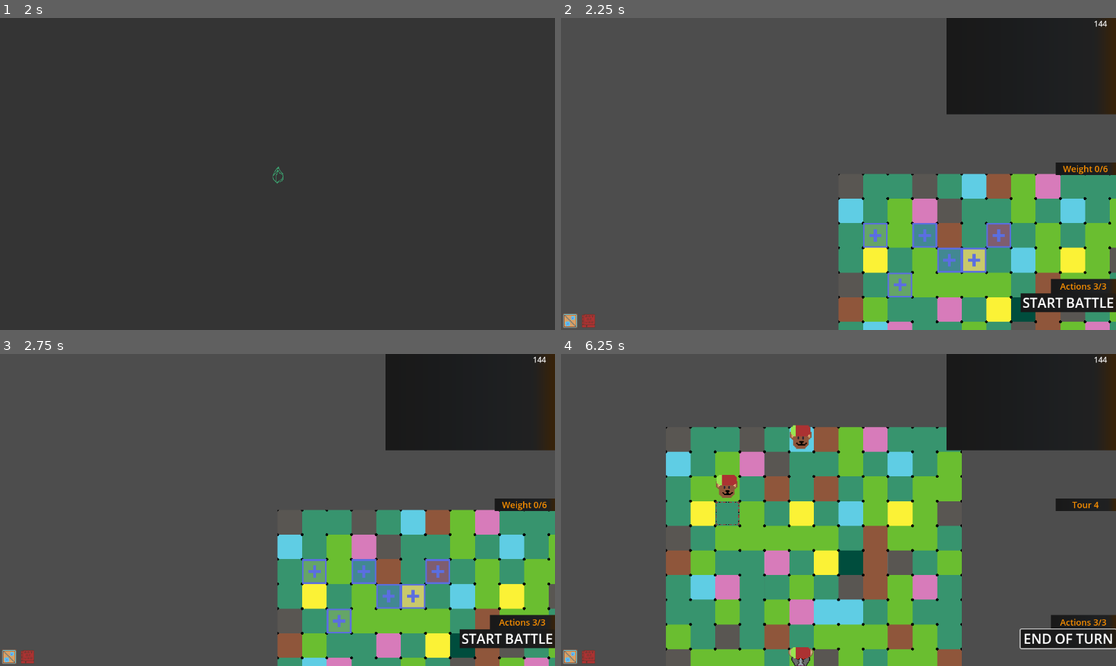
Above: before the commit, frames 1-4 (two rows, left to right).
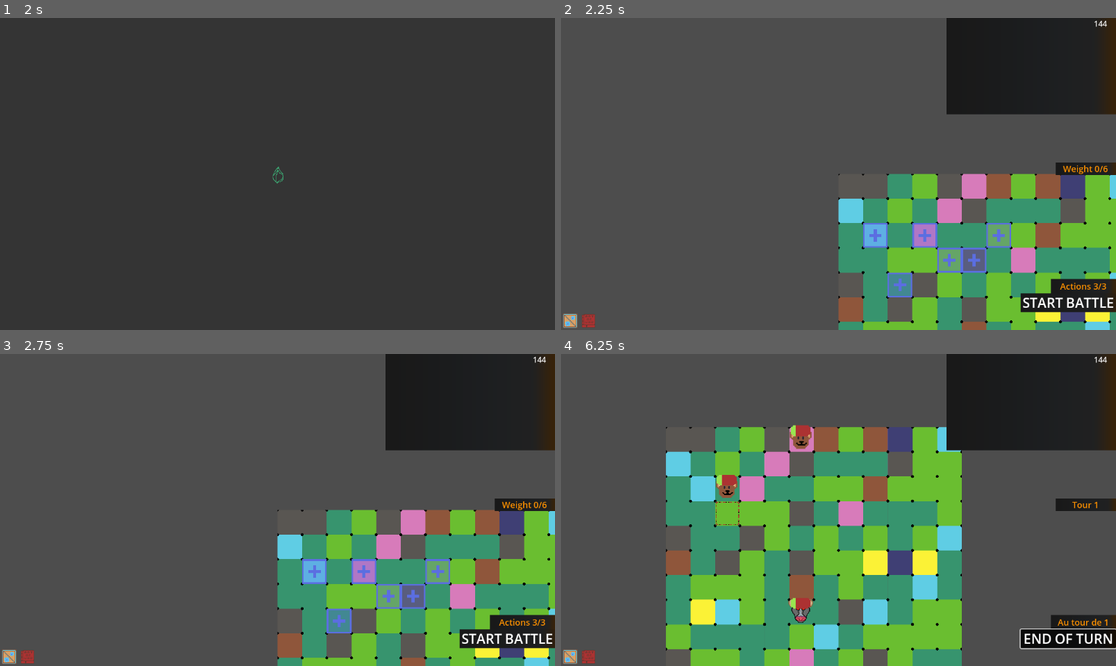
Above: after the commit, the same moments.

Repository: Atio3f/FightOfCities2D
Game: Godot game, scene res://scenes/main_menu.tscn
The game is run twice, just before and just after one commit, with the same random seed, the same clock (stepped at 60 frames per second) and the same inputs.
Inputs (mouse positions are in pixels of both pictures, inside the frame that each line leads up to):
- Up to frame 1 (2 s): click (277, 161) at 0.5 s; click (277, 174) at 1.25 s
- Up to frame 2 (2.25 s): click (838, 174) at 2 s
- Up to frame 3 (2.75 s): no input
- Up to frame 4 (6.25 s): click (1066, 637) at 2.75 s, where only the run before the commit has a clickable "START BATTLE"; click (1066, 637) at 3.5 s, where only the run before the commit has a clickable "END OF TURN"; tap Enter at 4.25 s; move the mouse to (960, 494) at 4.27 s; hold C (right) 4.28-5 s; tap Q (action) at 4.35, 6.05 s; tap B (action2) at 4.55, 5.85 s; click "END OF TURN" (after the commit: "START BATTLE") at 5 s; move the mouse to (727, 525) at 5.77 s; hold X (down) from 5.78 s (still down)

Frame 1 is identical in both runs. In frame 2, 15% of the frame differs, in the area x 54-100%, y 49-100%; in frame 3, 15%; in frame 4, 27%, in the area x 23-99%, y 23-100%.

Commit message:
Fix some MonkeysEffects, add Reward System, MainCharacters & WinCheck
Ajout d'un système de récompense à la fin de chaque map, choisit pour le moment à la place du joueur
+ Ajout des MainCharacters qui seront les personnages principaux à chaque campagne avec MonkeyMC pour la 1ère campagne, il manque à check quand une unité meurt!
+ Ajout d'un check de la victoire/défaite à la fin de chaque tour
+ fix d'un problème sur les effets des Monkey qui les faisaient déclencher 2 fois à cause d'une duplication de liste des joueurs
+ fix prob sur le nombre d'unités max pour le joueur principal
+ Ajout possibilité de reset les tours, pas de lien avec l'interface encore
+ restructuration brève du json de la campagne MonkeysCampaign

Diff:
--- a/Ressources/campaigns/MonkeysCampaign.json
+++ b/Ressources/campaigns/MonkeysCampaign.json
@@ -2,7 +2,8 @@
 	"mainCharacter": "set1:MonkeyMC",
 	"startingAllies": [
 		"set1:Monkey",
-		"set1:Monkey"
+		"set1:Monkey",
+		"set1:MonkeyMC"
 	],
 	"startingItems": [
 		"test:VitalLink"
@@ -13,36 +14,71 @@
 	],
 	"startingOrbs": 2,
 	"startingMaxOrbs": 5,
-	"map1": {
-		"size": {
-			"width": 12,
-			"length": 16
+	"maps":{
+		"map1": {
+			"size": {
+				"width": 12,
+				"length": 9
+			},
+			"enemies": [
+				{
+					"id": "set1:Bull",
+					"coords": [5, 7]
+				}
+			],
+			"placementTiles": [
+				[4, 3],
+				[2, 4],
+				[5, 3],
+				[6, 2],
+				[1, 2],
+				[3, 2]
+			],
+			"placementArea": {
+				"left": 0,
+				"right-old": 11,
+				"right": 0,
+				"top": 0,
+				"bottom-old": 4,
+				"bottom": 0
+			},
+			"dialogs": {
+				"start": [],
+				"win": [],
+				"lose": []
+			},
+			"rewards": [
+				"reward:unitMonkey"
+			],
+			"nextLevel": "2"
 		},
-		"enemies": [
-			{
-				"id": "set1:Bull",
-				"coords": [5, 9]
+		"map2": {
+			"size": {
+				"width": 12,
+				"length": 13
 			},
-			{
-				"id": "set1:Bull",
-				"coords": [7, 10]
+			"enemies": [
+				{
+					"id": "set1:Bull",
+					"coords": [5, 10]
+				},
+				{
+					"id": "set1:Bull",
+					"coords": [7, 11]
+				}
+			],
+			"placementTiles": [
+				[2, 4],
+				[5, 3],
+				[6, 2],
+				[1, 2],
+				[3, 2]
+			],
+			"dialogs": {
+				"start": [],
+				"win": [],
+				"lose": []
 			}
-		],
-		"placementTiles": [
-			[4, 3],
-			[2, 4],
-			[5, 3],
-			[6, 2],
-			[1, 2],
-			[3, 2]
-		],
-		"placementArea": {
-			"left": 0,
-			"right-old": 11,
-			"right": 0,
-			"top": 0,
-			"bottom-old": 4,
-			"bottom": 0
 		}
 	}
 }
--- a/Ressources/effects/unitEffects/monkeys/GodMonkeySpeedEffect.gd
+++ b/Ressources/effects/unitEffects/monkeys/GodMonkeySpeedEffect.gd
@@ -32,8 +32,9 @@
 
 func onDeath(unit: AbstractUnit) -> void :
 	for _unit: AbstractUnit in unitsStocked :
-		#Find effect on each unit and remove it
-		1
+		if _unit != null :
+			#Find effect on each unit and remove it
+			1
 
 #newValue == number of Monkey alived
 func updateValue(newValue: int) -> void:
--- a/Ressources/effects/unitEffects/monkeys/MonkeyEffect.gd
+++ b/Ressources/effects/unitEffects/monkeys/MonkeyEffect.gd
@@ -20,7 +20,7 @@
 		unit.addEffect(effectAdd2)
 
 func onUnitPlace(unit: AbstractUnit) -> void:
-	if(unit.tags.has(Tags.tags.MONKEY) && unit.player.team == unitAssociated.team):
+	if(unit.tags.has(Tags.tags.MONKEY) && unit.player.team == unitAssociated.team && unit != unitAssociated):
 		unitsStocked.append(unit)
 		var effectAdd : AbstractEffect = PowerPlusEffect.new(unit, -1, value_A)
 		unit.addEffect(effectAdd)
@@ -31,7 +31,8 @@
 	var effectAdd : AbstractEffect
 	var effectAdd2 : AbstractEffect
 	for _unit: AbstractUnit in unitsStocked :
-		effectAdd = PowerPlusEffect.new(_unit, -1, -value_A)
-		_unit.addEffect(effectAdd)
-		effectAdd2 = SpeedPlusEffect.new(unit, -1, -value_B)
-		_unit.addEffect(effectAdd2)
+		if _unit != null :
+			effectAdd = PowerPlusEffect.new(_unit, -1, -value_A)
+			_unit.addEffect(effectAdd)
+			effectAdd2 = SpeedPlusEffect.new(unit, -1, -value_B)
+			_unit.addEffect(effectAdd2)
--- /dev/null
+++ b/Ressources/equipments/heroic/LaserBladeMonkey.gd
@@ -0,0 +1,2 @@
+extends AbstractEquipment
+class_name LaserBladeMonkey
--- /dev/null
+++ b/Ressources/rewards/UnitMonkeyReward.gd
@@ -0,0 +1,7 @@
+extends AbstractReward
+class_name UnitMonkeyReward
+
+
+func _init() -> void:
+	rewardsAvailable = ["set1:KnightMonkey", "set1:AbominationMonkey", "set1:GodMonkey"]
+	randomizeRewards()
--- a/Ressources/units/UnitsStrings.json
+++ b/Ressources/units/UnitsStrings.json
@@ -32,6 +32,9 @@
 		"set1:Monkey" : {
 			"NAME": "Monkey"
 		},
+		"set1:MonkeyMC" : {
+			"NAME": "Monkey Main Character"
+		},
 		"test:TemporalSnail" : {
 			"NAME": "Temporal Snail"
 		},
--- /dev/null
+++ b/Ressources/units/mainCharacters/monkeys/MonkeyMC.gd
@@ -0,0 +1,15 @@
+extends AbstractUnit
+class_name MonkeyMC
+
+const idUnit = "set1:MonkeyMC"
+const GRADE = 0
+const POTENTIAL = 0
+const img = "Monkey"
+
+static func initialize(unit: AbstractUnit, playerAssociated: AbstractPlayer):
+	unit.initializeStats(idUnit, img, playerAssociated, GRADE, 37, 12, DamageTypes.DamageTypes.PHYSICAL, 1, 1, 5, 4, 1, POTENTIAL, 13)
+	#Il faudra un effet switch qui permet de changer d'arme pê à voir si on fait pas une Class MainCharacters
+	#Vu que y'a un système de boost de stat va sûrement falloir que je fasse une classe MC
+	unit.tags.append(Tags.tags.MONKEY)
+	unit.movementTypes = [MovementTypes.movementTypes.WALK]
+	unit.actualMovementTypes = MovementTypes.movementTypes.WALK
--- a/Ressources/units/monkeys/Monkey.gd
+++ b/Ressources/units/monkeys/Monkey.gd
@@ -8,7 +8,7 @@
 
 static func initialize(unit: AbstractUnit, playerAssociated: AbstractPlayer):
 	unit.initializeStats(idUnit, img, playerAssociated, GRADE, 23, 7, DamageTypes.DamageTypes.PHYSICAL, 1, 2, 6, 1, 3, POTENTIAL, 9)
-	var effect1: AbstractEffect = MonkeyEffect.new(unit, -1, 1, 1)
+	var effect1: AbstractEffect = MonkeyEffect.new(unit, -1, 2, 1)
 	unit.effects.append(effect1)
 	unit.tags.append(Tags.tags.MONKEY)
 	unit.movementTypes = [MovementTypes.movementTypes.WALK]
--- a/nodes/interface/interface.tscn
+++ b/nodes/interface/interface.tscn
@@ -78,6 +78,7 @@
 metadata/_edit_use_anchors_ = true
 
 [node name="LabelActionsRestantes" type="Label" parent="FondActionsRestantes"]
+unique_name_in_owner = true
 layout_mode = 1
 anchors_preset = -1
 anchor_left = 0.332031
@@ -103,6 +104,7 @@
 metadata/_edit_use_anchors_ = true
 
 [node name="ButtonFinTour" type="Button" parent="bouttonFinTour"]
+unique_name_in_owner = true
 layout_mode = 1
 anchors_preset = 15
 anchor_right = 1.0
--- a/project.godot
+++ b/project.godot
@@ -28,13 +28,11 @@
 MovementTypes="*res://scripts/gameLogic/enums/movementTypes.gd"
 Tags="*res://scripts/gameLogic/enums/tags.gd"
 TeamsColor="*res://scripts/gameLogic/enums/TeamsColor.gd"
-EffectsStrings="*res://Ressources/effects/EffectsStrings.json"
-UnitsStrings="*res://Ressources/units/UnitsStrings.json"
 Rarities="*res://scripts/gameLogic/enums/rarities.gd"
 EquipmentTypes="*res://scripts/gameLogic/enums/equipmentTypes.gd"
 TrinketDb="*res://scripts/gameLogic/DB/trinketDB.gd"
-TrinketsStrings="*res://Ressources/trinkets/TrinketsStrings.json"
 CampaignDb="*res://scripts/gameLogic/DB/campaignDB.gd"
+RewardDb="*res://scripts/gameLogic/DB/rewardDB.gd"
 
 [editor_plugins]
 
--- a/scripts/config/levels/AbstractCampaign.gd
+++ b/scripts/config/levels/AbstractCampaign.gd
@@ -11,6 +11,7 @@
 
 var difficulty: int	#Ascension like system, start at 0 and will go up to 5
 var progress: int = 0	#Actual level on the campaign
+var dataMaps: Dictionary = {}	#Data with all maps
 
 func setupCampaign(difficulty: int, campaignFile: String) -> void :
 	self.difficulty = difficulty
@@ -29,6 +30,7 @@
 		startingMaxOrbs = data.get("startingMaxOrbs", 0)
 	else :
 		push_error("FILE FOR CAMPAIGN"+campaignFile+" NOT FOUND")
+	file.close()
 
 ##Start a new map, will create the map, place units from enemies and make dialogs
 func startMission(level: int) -> void :
@@ -36,27 +38,66 @@
 	if file :
 		var content : String = file.get_as_text()
 		var data: Dictionary = JSON.parse_string(content)
-		data = data.get("map"+str(level))
+		dataMaps = data.get("maps")
+		var dataMap : Dictionary = dataMaps.get("map"+str(level))
+		progress = level
 		##Generate map
-		GameManager.generateMap(data["size"]["width"], data["size"]["length"])
+		GameManager.generateMap(dataMap["size"]["length"], dataMap["size"]["width"])
+		##Reset TurnManager
+		TurnManager.reset()
 		##Add opponents and allies players
 		var player: AbstractPlayer = Global.gameManager.createPlayer(TeamsColor.TeamsColor.RED, "Ennemi", false)
 		#ça sera comme ça plus tard mais pour le moment on va juste créer un adversaire rouge et lui donner les troupes
-		#for ennemi: Dictionary in data.get("ennemies"):
+		#for ennemi: Dictionary in dataMap.get("ennemies"):
 			#var player: AbstractPlayer = Global.gameManager.createPlayer()
 		##Setup all ennemis/allies(will be on the players loop)
 		var tile: AbstractTile
-		for enemiesDico: Dictionary in data.get("enemies"):
+		for enemiesDico: Dictionary in dataMap.get("enemies"):
 			tile = MapManager.getTileAt(Vector2i(enemiesDico["coords"][0], enemiesDico["coords"][1]))
 			Global.gameManager.placeUnit(enemiesDico["id"], player, tile)
 
 		##Add the placement tiles and the placement area, where the player will be able to place units
-		var pAreaData: Dictionary = data.get("placementArea")
 		var placementTiles : Array[Vector2i]
-		for x in range(pAreaData["left"], pAreaData["right"]) :
-			for y in range(pAreaData["top"], pAreaData["bottom"]) :
-				placementTiles.append(Vector2i(x, y))
-		for coordArray: Array in data.get("placementTiles"):
+		if dataMap.get("placementArea") : #A voir pour retirer placementArea pas très cool à voir une zone pleine
+			var pAreaData: Dictionary = dataMap.get("placementArea")
+			for x in range(pAreaData["left"], pAreaData["right"]) :
+				for y in range(pAreaData["top"], pAreaData["bottom"]) :
+					placementTiles.append(Vector2i(x, y))
+		for coordArray: Array in dataMap.get("placementTiles"):
 			placementTiles.append(Vector2i(coordArray[0], coordArray[1]))
 		#Draw tiles
 		GameManager.getMainPlayer().playerPointer.draw_placeable_cells(placementTiles)
+	file.close()
+
+func checkWin() -> bool :
+	var isWinning: bool = true
+	for player: AbstractPlayer in GameManager.getPlayers() :
+		#We don't check units from base player
+		if player == GameManager.getMainPlayer() :
+			continue
+		else :
+			if player.getUnits().size() != 0 :
+				isWinning = false
+				break
+	return isWinning
+
+##Function to check if the player has lose on the map
+#Will be override by campaigns, the actual check is the default one
+func checkLose() -> bool :
+	return GameManager.getMainPlayer().getUnits().size() == 0
+
+func endMap(victoryStatus: bool) -> void:
+	if victoryStatus :
+		##Clean le board(dans GameManager en fait)
+		##Get rewards from map victory
+		var dataMap : Dictionary = dataMaps.get("map"+str(progress))
+		var mainPlayer: AbstractPlayer = GameManager.getMainPlayer()
+		var reward: AbstractReward
+		for rewardS: String in dataMap["rewards"] :
+			reward = RewardDb.REWARDS[rewardS].new()
+			reward.randomizeRewards()
+			reward.obtainReward(mainPlayer, 1)	#NORMALEMENT DOIT ÊTRE APPELLE par l'écran des récompenses
+			reward.queue_free()	#Pas nécessaire mais on sait jamais
+		##Start next mission
+		startMission(progress + 1)
+		print("WOUHOU")
--- /dev/null
+++ b/scripts/gameLogic/DB/rewardDB.gd
@@ -0,0 +1,6 @@
+extends Node
+
+
+const REWARDS = {
+	"reward:unitMonkey" : preload("res://Ressources/rewards/UnitMonkeyReward.gd")
+}
--- a/scripts/gameLogic/DB/unitDB.gd
+++ b/scripts/gameLogic/DB/unitDB.gd
@@ -2,6 +2,7 @@
 
 
 const UNITS = {
+	"set1:MonkeyMC": preload("res://Ressources/units/mainCharacters/monkeys/MonkeyMC.gd"),
 	"set1:Monkey": preload("res://Ressources/units/monkeys/Monkey.gd"),
 	"test:BerserkerBull": preload("res://Ressources/units/bulls/BerserkerBull.gd"),
 	"set1:KnightMonkey": preload("res://Ressources/units/monkeys/KnightMonkey.gd"),
--- /dev/null
+++ b/scripts/gameLogic/classes/AbstractMC.gd
@@ -0,0 +1,4 @@
+extends AbstractUnit
+class_name AbstractMC
+
+var weapon: AbstractEquipment	#L'arme équipé, influe sur les stats
--- a/scripts/gameLogic/classes/AbstractPlayer.gd
+++ b/scripts/gameLogic/classes/AbstractPlayer.gd
@@ -19,7 +19,7 @@
 var maxWeight: int = WEIGHT_BASE
 #Max units represent the maximum number of units of the player
 const MAX_UNITS_BASE: int = 3
-var maxUnits: int = WEIGHT_BASE
+var maxUnits: int = MAX_UNITS_BASE
 var hand: PlayerHand
 var activeCapacity	#capacité active actuelle
 var isGamePlayer: bool = false	#Serve to know if the player is the one you control the game
--- /dev/null
+++ b/scripts/gameLogic/classes/AbstractReward.gd
@@ -0,0 +1,27 @@
+extends Node
+class_name AbstractReward
+
+#Reward screen scene variable
+var rewardsAvailable: Array = []#List of items obtainable from the reward
+var rewards: Array = []	#Rewards list for the returned screen reward
+var rewardsNumber: int = 3	#Number of rewards on rewards list
+
+## Randomize rewards
+func randomizeRewards() -> void:
+	#Add 3 randoms items of rewardsAvailable into rewards
+	var i : int = 0
+	rewardsAvailable.shuffle()
+	while i < rewardsNumber :
+		rewards.append(rewardsAvailable.pop_back())
+		i += 1
+	print("REWARDS")
+	print(rewards)
+
+##Return the screen reward, will be called on player to place it on interface
+func getScreenReward() -> PackedScene:
+	return PackedScene.new()
+
+##Use when selecting a reward, maybe will be placed on an interface
+func obtainReward(player: AbstractPlayer, number: int) -> void :
+	#Pour l'instant on gère que des unités en gain
+	player.addUnitCard(rewards[number])
--- a/scripts/gameLogic/classes/AbstractUnit.gd
+++ b/scripts/gameLogic/classes/AbstractUnit.gd
@@ -205,7 +205,7 @@
 func onPlacement(tile: AbstractTile) -> void:
 	self.tile = tile
 	self.position = MapManager.calculate_map_position(tile.getCoords())
-	print("onPlacement : "+ str(tile.getCoords()) + " COORDS FINALES:" + str(tile.getCoords() * MapManager.cellSize + Vector2i(MapManager._half_cell_size, MapManager._half_cell_size)))
+	#print("onPlacement : "+ str(tile.getCoords()) + " COORDS FINALES:" + str(tile.getCoords() * MapManager.cellSize + Vector2i(MapManager._half_cell_size, MapManager._half_cell_size)))
 	GameManager.whenUnitPlace(self)
 	for effect: AbstractEffect in effects:
 		effect.onPlacement(tile)
@@ -318,6 +318,7 @@
 	for trinket: AbstractTrinket in player.trinkets:
 		trinket.onKill(self, unitKilled)
 
+##Some trinkets and effects will need to check if we're on a placement turn to avoid errors
 func onDeath(unit: AbstractUnit = null) -> void:
 	for effect: AbstractEffect in effects:
 		effect.onDeath(unit)
@@ -332,6 +333,9 @@
 	tile.unitOn = null	#Free the tile
 	queue_free()
 
+func placeOnInventory() -> void:
+	player.addCard(id)	#Will be replaced by the registerUnit I think
+
 #func onLevelUp() -> void :
 	#for effect: AbstractEffect in effects:
 		#effect.onLevelUp(level)
@@ -339,7 +343,6 @@
 
 func onStartOfTurn(turnNumber: int, turnColor: TeamsColor.TeamsColor) -> void:
 	if(turnColor == self.team):
-		print("OUR TURN")
 		speedRemaining = speed
 		atkRemaining = atkPerTurn
 		tile.onStartOfTurn(self)
@@ -424,7 +427,7 @@
 	return "AbstractUnit"
 
 func getName() -> String :
-	return UnitsStrings["en"][id]["NAME"]
+	return Global.UnitsStrings["en"][id]["NAME"]
 	#return Global.getUnitsStrings()
 
 func getImagePath() -> String :
--- a/scripts/gameLogic/classes/GameManager.gd
+++ b/scripts/gameLogic/classes/GameManager.gd
@@ -86,10 +86,8 @@
 		p = scenePlayer.instantiate()
 	else :
 		p = sceneOtherPlayer.instantiate()
-	players.append(p)
 	var player = p as AbstractPlayer
 	%Players.add_child(p)
-	print(player)
 	player.initialize(team, name, isGamePlayer)	#We initialize AbstractPlayer infos here
 		#Add to the scene
 	if isGamePlayer : mainPlayer = player
@@ -104,7 +102,6 @@
 #Pour les tests on a besoin d'être sûr du type de case
 func placeUnit(id: String, player: AbstractPlayer, tile: AbstractTile) -> AbstractUnit:#pê pas besoin de renvoyer l'unité produite
 	var u := sceneUnit.instantiate()
-	player.units.append(u)
 	var unit : AbstractUnit = u as AbstractUnit
 	%UnitsStorage.add_child(unit, true)
 	print(unit)
@@ -172,6 +169,31 @@
 	else:
 		player.setTrinket(trinket)#Place the trinket on screen
 
+## Function called to check if the player have win or lose
+static func checkWin() -> void :
+	var isWinning: bool = campaign.checkWin()
+	var isLosing: bool = campaign.checkLose()	#Can serve if there are some ways to lose other than units
+	if isWinning :
+		endMap(true)
+	elif isLosing :
+		endMap(false)
+
+## Function used to clean the board, show dialogs and when the win have been obtained go to the next map
+# victoryStatus is true if player have win and false if not
+static func endMap(victoryStatus: bool) -> void :
+	for unit: AbstractUnit in getMainPlayer().getUnits() :
+		unit.placeOnInventory()	#Return the unit card on the mainPlayer hand
+	for unit: AbstractUnit in getMainPlayer().getUnits() :	#On est obligé de boucler 2 fois pour le moment
+		unit.removeSelf()	#Alors jsp si faudra pas revoir l'organisation de cette partie à voir
+	#Maybe delete enemies units bc they could still lived
+
+	##Delete all players except the main one
+	for player: AbstractPlayer in players:
+		if player != getMainPlayer() :
+			players.erase(player)
+	##Play dialogs and then go to the next map on the endMap method from AbstractCampaign
+	campaign.endMap(victoryStatus)
+
 static func savingGame() -> void :
 
 	var gameData := {
--- a/scripts/gameLogic/classes/TurnManager.gd
+++ b/scripts/gameLogic/classes/TurnManager.gd
@@ -26,12 +26,20 @@
 	#Clear placement tiles on first turn
 	if turn == 1 :
 		GameManager.getMainPlayer().playerPointer.clear_placeable_cells()
+	else :
+		GameManager.checkWin()	#Check if someone won at the start of each turn
 	#Animation du bouton et actualisation de l'interface
 
 #Return the actual color of team this turn
 static func actualTurn() -> TeamsColor.TeamsColor :
 	if teams.size() == 0 : return TeamsColor.TeamsColor.EMPTY
 	return teams[turn % teams.size()]
+
+##Reset the TurnManager at the turn of each map
+static func reset() -> void :
+	turn = 0
+	teams.clear()
+	teams.append(GameManager.getPlayers())
 
 static func registerTurnM() -> Dictionary:
 	var turnData := {
--- a/scripts/interface/interfaceGestion.gd
+++ b/scripts/interface/interfaceGestion.gd
@@ -18,10 +18,15 @@
 	if TurnManager.turn == 0 :
 		%LabelEndTurn.text = "START BATTLE"
 		%LabelCouleurTour.text = "Weight %s/%s" % [mainPlayer.weight, mainPlayer.maxWeight]	#We show the weight remaining of the player during preparation turn
+		%ButtonFinTour.disabled = (mainPlayer.getUnits().size() == 0)	#We can't go outside preparation turn without units on board
 	else :
 		%LabelEndTurn.text = "END OF TURN"
 		setActionsRest(3)
 		%LabelCouleurTour.text = "Tour %s" % [TurnManager.turn]
+		if TurnManager.actualTurn() == mainPlayer.team :
+			%LabelActionsRestantes.text = "A vous de jouer"
+		else :
+			%LabelActionsRestantes.text = "Au tour de "+ str(TurnManager.actualTurn())
 
 func setActionsRest(actions : int) -> void:
 	labelActionsRest.text = "Actions " + str(actions) + "/3"
--- a/scripts/unites/general/interface/interface_unite.gd
+++ b/scripts/unites/general/interface/interface_unite.gd
@@ -87,5 +87,5 @@
 	unitAssociated.player.addUnitCard(unitAssociated.id)
 	#Add its tile on the placement tiles
 	unitAssociated.player.playerPointer.draw_placeable_cells([unitAssociated.tile.getCoords()])
-	#Delete the unit on board
-	unitAssociated.removeSelf()
+	#Delete the unit on board, we use onDeath to be sure we don't forget some effects
+	unitAssociated.onDeath()
Not shown, added: Ressources/equipments/heroic/LaserBladeMonkey.gd.uid
Not shown, added: Ressources/rewards/UnitMonkeyReward.gd.uid
Not shown, added: Ressources/units/mainCharacters/monkeys/MonkeyMC.gd.uid
Not shown, added: scripts/gameLogic/DB/rewardDB.gd.uid
Not shown, added: scripts/gameLogic/classes/AbstractMC.gd.uid
Not shown, added: scripts/gameLogic/classes/AbstractReward.gd.uid
